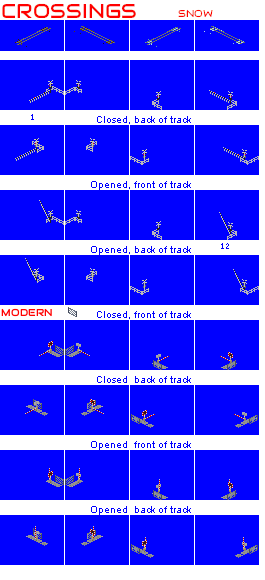
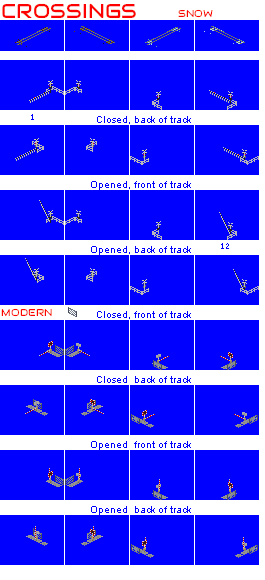
Before/after of a 265×580 layered artwork. What changed in the layer stack:
removed layer "MODERN" over [left=1, top=308, right=52, bottom=317]
renamed "08_crossings.png" to "Background", painted on it over [left=1, top=308, right=52, bottom=317]
